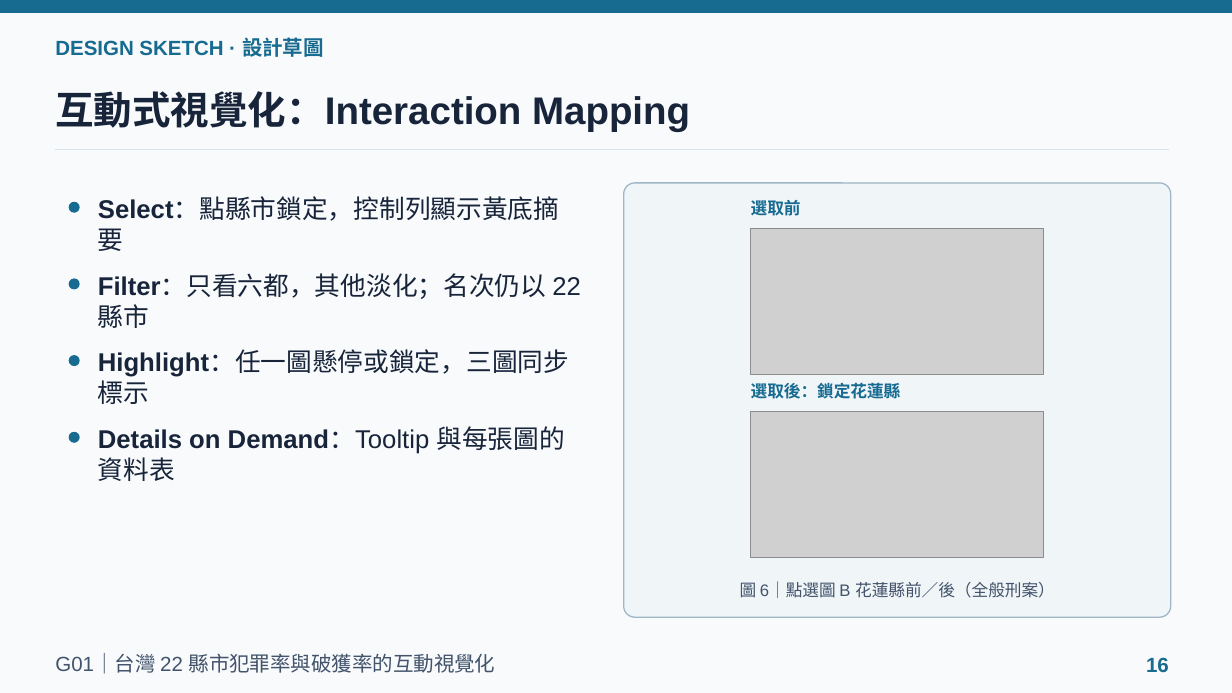
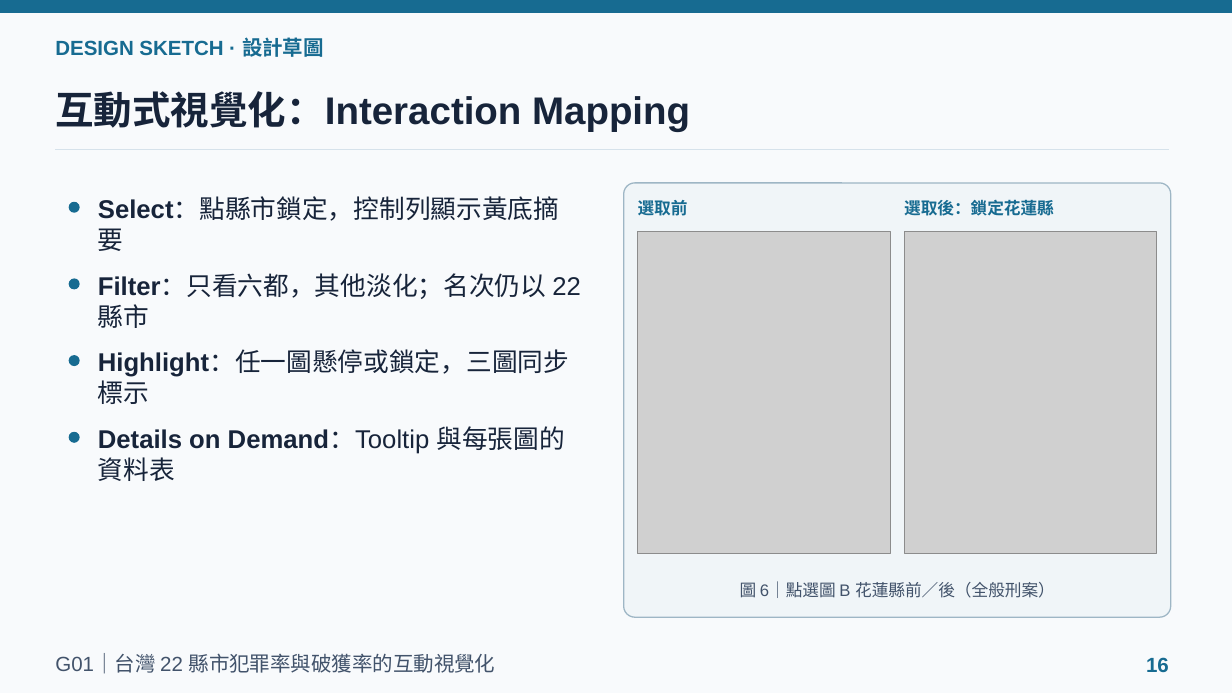
Before and after one commit to powerkaifu/taiwan-crime-rate-vis, a slide deck: slide 16 of docs/VIS_Final_Proposal_G01.pptx. Drawn at 1232x693 pixels with LibreOffice and Linux fonts; fonts in the diff are those of the drawing; grey boxes stand for pictures. Boxes give left, top, right and bottom in pixels: in the first picture for what was removed or moved away, otherwise in the second. Text is boxed around its words. In the diff, an @@ line names an element or a change of style, - is before the commit and + after.

```diff
--- a/docs/VIS_Final_Proposal_G01.pptx
+++ b/docs/VIS_Final_Proposal_G01.pptx
@@ text "選取前": place and size @@
-text "選取前" at bbox=[751, 200, 801, 216]
+text "選取前" at bbox=[638, 200, 688, 216]
@@ text "選取後：鎖定花蓮縣": place and size @@
-text "選取後：鎖定花蓮縣" at bbox=[751, 383, 901, 399]
+text "選取後：鎖定花蓮縣" at bbox=[904, 200, 1054, 216]
@@ picture added at bbox=[638, 231, 890, 553] @@
@@ picture removed at bbox=[750, 228, 1043, 375] @@
@@ picture added at bbox=[905, 231, 1157, 553] @@
@@ picture removed at bbox=[750, 411, 1043, 558] @@
```
Also in this commit, not shown: 1 other slide changed, 3 other files.
